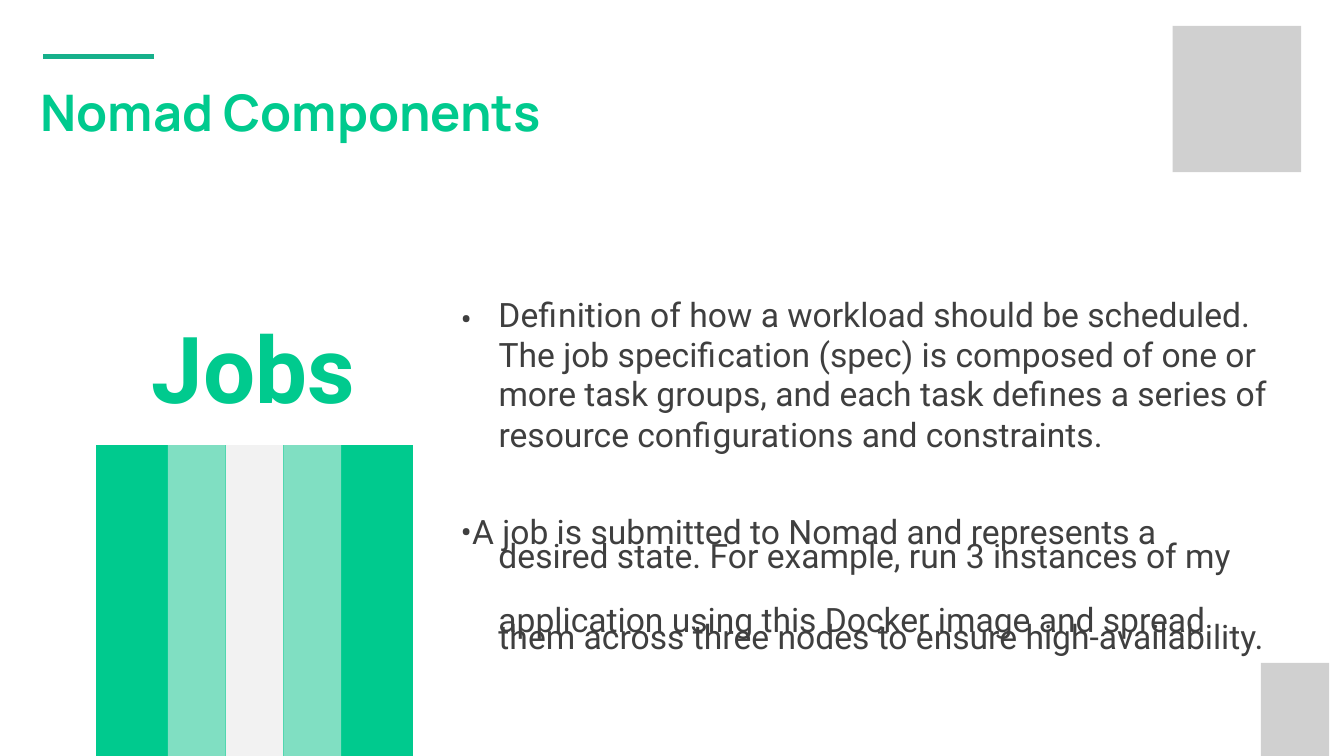
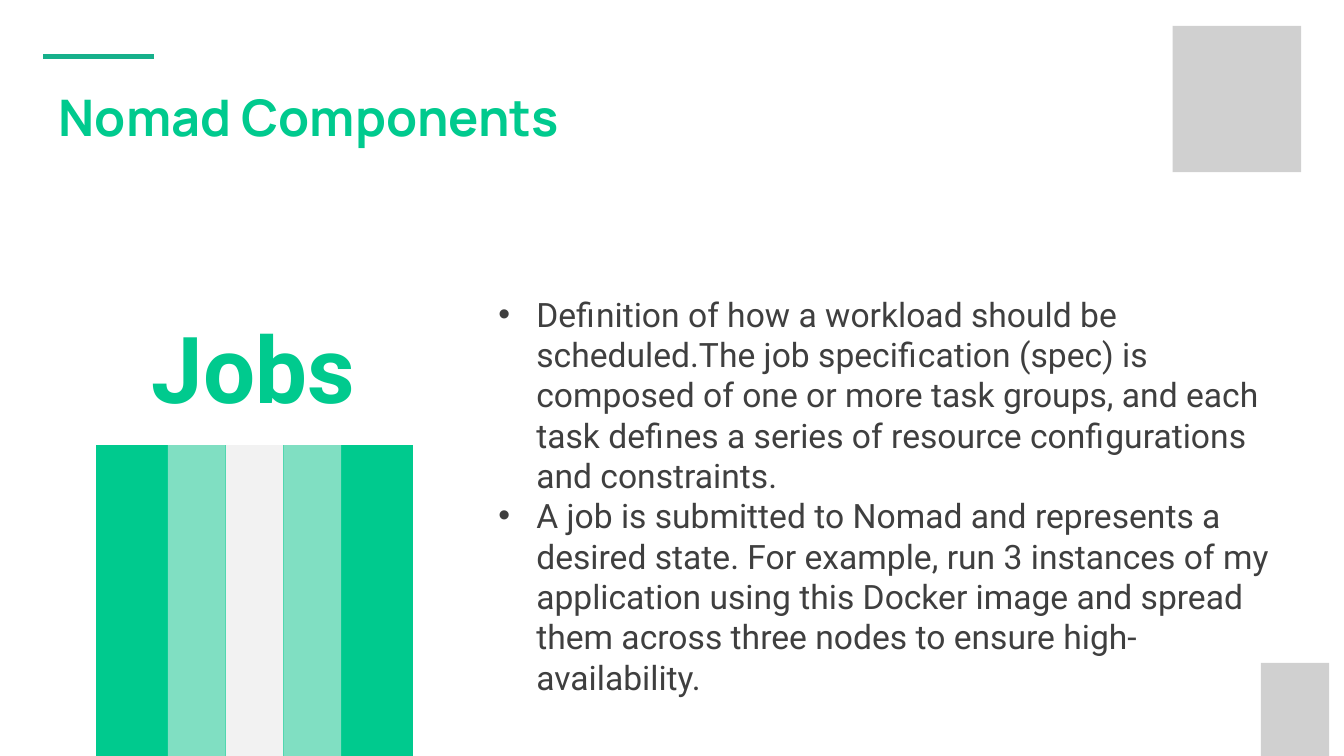
Before and after one commit to sahil7879/nomad-training, a slide deck: slide 8 of 1-Nomad+Introduction.pptx. Drawn at 1344x756 pixels with LibreOffice and Linux fonts; fonts in the diff are those of the drawing; grey boxes stand for pictures; background and template pictures are left out. Boxes give left, top, right and bottom in pixels: in the first picture for what was removed or moved away, otherwise in the second. Text is boxed around its words. In the diff, an @@ line names an element or a change of style, - is before the commit and + after.

```diff
--- a/1-Nomad+Introduction.pptx
+++ b/1-Nomad+Introduction.pptx
@@ text "Nomad Components": place and size @@
-text "Nomad Components" at [41, 94, 540, 143]
+text "Nomad Components" at [59, 99, 559, 148]
@@ text removed at [461, 297, 473, 337] @@
-•
@@ text at [536, 301, 1268, 697]: text changed @@
-Definition of how a workload should be scheduled.
+• Definition of how a workload should be scheduled.The job specification (spec) is composed of one or more task groups, and each task defines a series of resource configurations and constraints.
+• A job is submitted to Nomad and represents a desired state. For example, run 3 instances of my application using this Docker image and spread them across three nodes to ensure high-availability.
@@ text removed at [499, 340, 1256, 375] @@
-The job specification (spec) is composed of one or
@@ text removed at [499, 380, 1267, 454] @@
-more task groups, and each task defines a series of resource configurations and constraints.
@@ text removed at [461, 519, 1156, 553] @@
-•A job is submitted to Nomad and represents a
@@ text removed at [498, 537, 1230, 650] @@
-desired state. For example, run 3 instances of my
-application using this Docker image and spread
-them across three nodes to ensure high-availability.
```
Also in this commit, not shown: 16 other slides changed, 2 other files.
